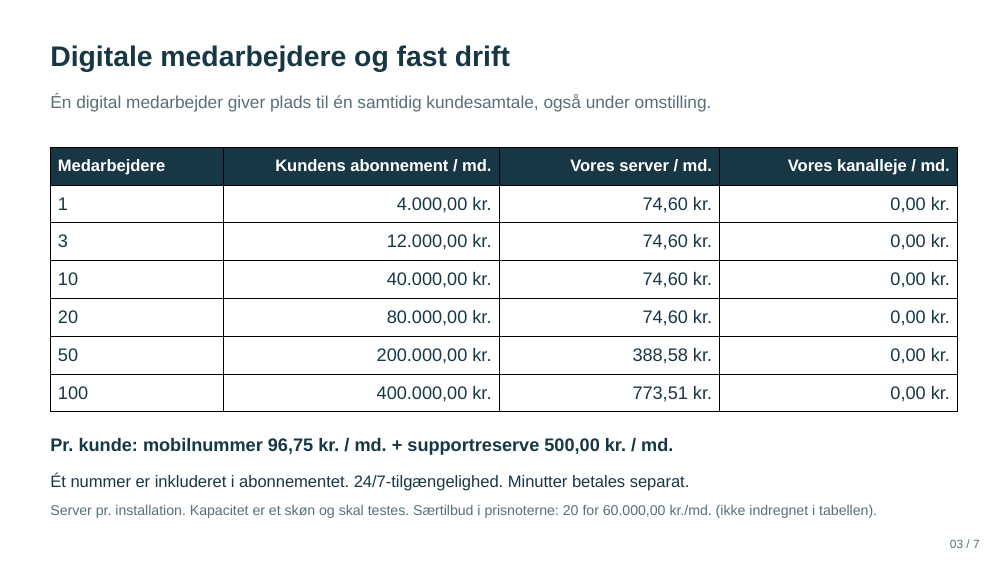
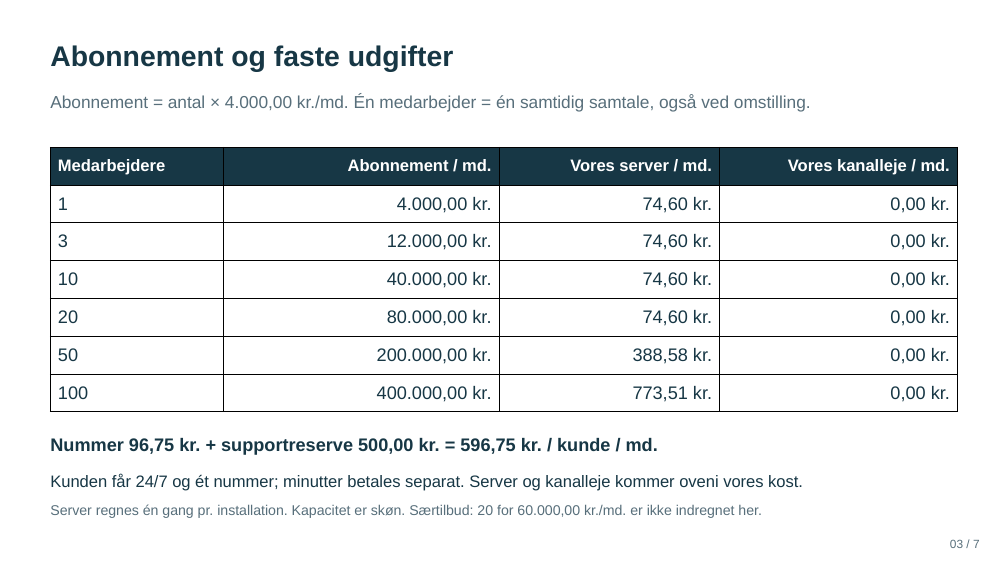
Before and after one commit to BadLegion/intelli-prisark, a slide deck: slide 3 of INTELLI-prispraesentation.pptx. Drawn at 1008x567 pixels with LibreOffice and Linux fonts; fonts in the diff are those of the drawing. Boxes give left, top, right and bottom in pixels: in the first picture for what was removed or moved away, otherwise in the second. Text is boxed around its words. In the diff, an @@ line names an element or a change of style, - is before the commit and + after.

```diff
--- a/INTELLI-prispraesentation.pptx
+++ b/INTELLI-prispraesentation.pptx
@@ text at [50,45,453,72]: text changed @@
-Digitale medarbejdere og fast drift
+Abonnement og faste udgifter
@@ text at [50,94,811,112]: text changed @@
-Én digital medarbejder giver plads til én samtidig kundesamtale, også under omstilling.
+Abonnement = antal × 4.000,00 kr./md. Én medarbejder = én samtidig samtale, også ved omstilling.
@@ table at [51,147,959,412] @@
-row 1, column 2: Kundens abonnement / md.
+row 1, column 2: Abonnement / md.
@@ text at [50,438,658,455]: text changed @@
-Pr. kunde: mobilnummer 96,75 kr. / md. + supportreserve 500,00 kr. / md.
+Nummer 96,75 kr. + supportreserve 500,00 kr. = 596,75 kr. / kunde / md.
@@ text at [50,473,803,491]: text changed @@
-Ét nummer er inkluderet i abonnementet. 24/7-tilgængelighed. Minutter betales separat.
+Kunden får 24/7 og ét nummer; minutter betales separat. Server og kanalleje kommer oveni vores kost.
@@ text at [50,504,762,518]: text changed @@
-Server pr. installation. Kapacitet er et skøn og skal testes. Særtilbud i prisnoterne: 20 for 60.000,00 kr./md. (ikke indregnet i tabellen).
+Server regnes én gang pr. installation. Kapacitet er skøn. Særtilbud: 20 for 60.000,00 kr./md. er ikke indregnet her.
```
Also in this commit, not shown: 6 other slides changed, 4 other files.
